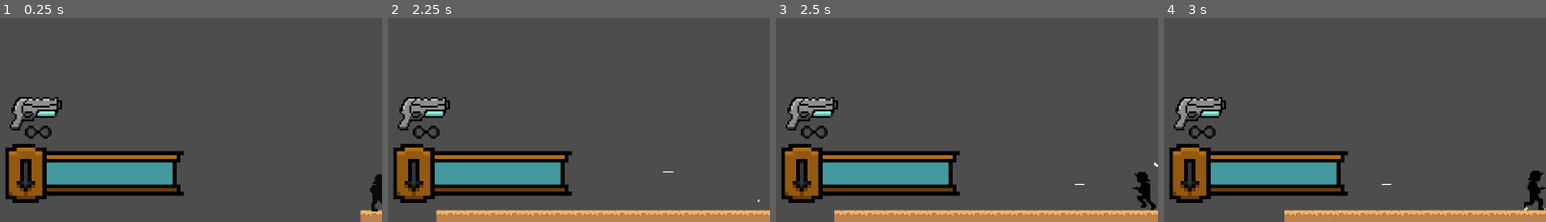
Above: before the commit, frames 1-4 (left to right).
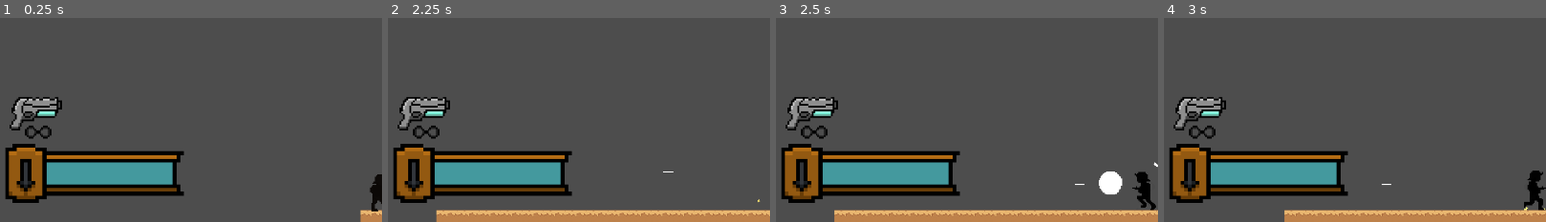
Above: after the commit, the same moments.

Repository: dzfrias/gladiator
Game: Godot game, scene res://scenes/hub.tscn
Two runs of this game, one before a commit and one after it. Both use one fixed random seed, a clock stepped at 60 frames per second and the inputs below. This scene is started directly instead of the project's main scene. The engine's default icon, where the game draws it, is replaced by a stand-in: a white triangle on a blue panel in a dark square. Sound files missing from this copy of the repository are replaced by a short silence.
Inputs (mouse positions are % of the whole screen's width and height, from its top left):
- Up to frame 1 (0.25 s): no input
- Up to frame 2 (2.25 s): tap Enter at 0.5 s; move the mouse to (72, 42) at 0.52 s; hold S (burrow) 0.53-1.28 s; hold D (right) 0.53-2.03 s; tap Space (jump) at 0.77, 1.07, 1.52, 1.82 s; move the mouse to (30, 53) at 1.27 s; tap Shift (fallthrough) at 1.35 s; move the mouse to (60, 24) at 2.02 s; press the mouse at (60, 24) at 2.03 s; hold A (left) from 2.03 s (still down)
- Up to frame 3 (2.5 s): keep holding A (left)
- Up to frame 4 (3 s): move the mouse to (45, 68) at 2.77 s; release A (left) at 2.78 s; release the mouse at (45, 68) at 2.78 s; hold D (right) from 2.78 s (still down); right-click (45, 68) at 2.85 s
The pictures show only the part of the screen within x 0-50%, y 50-100%; the shares and areas given below are measured in that part.

Frames 1-2 are identical in both runs. In frame 3, 0.6% of the frame differs, in the area x 84-91%, y 75-87%; in frame 4, nothing differs.

Commit message:
Improve lightning
No longer just insta-hits the player when bar gets full.

Diff:
--- a/scenes/explosion.tscn
+++ b/scenes/explosion.tscn
@@ -1,6 +1,7 @@
-[gd_scene load_steps=4 format=3 uid="uid://clgxno3rdacuv"]
+[gd_scene load_steps=5 format=3 uid="uid://clgxno3rdacuv"]
 
 [ext_resource type="Script" path="res://scripts/explosion.gd" id="1_oiy3p"]
+[ext_resource type="Script" path="res://scripts/free_on_finish.gd" id="2_m33bg"]
 
 [sub_resource type="CircleShape2D" id="CircleShape2D_as83y"]
 radius = 167.887
@@ -16,7 +17,7 @@
 [node name="Radius" type="CollisionShape2D" parent="."]
 shape = SubResource("CircleShape2D_as83y")
 
-[node name="CPUParticles2D" type="CPUParticles2D" parent="."]
+[node name="CPUParticles2D" type="CPUParticles2D" parent="." node_paths=PackedStringArray("to_free")]
 emitting = false
 amount = 40
 lifetime = 0.3
@@ -33,3 +34,5 @@
 scale_amount_min = 2.0
 scale_amount_max = 6.0
 color_ramp = SubResource("Gradient_13xp1")
+script = ExtResource("2_m33bg")
+to_free = NodePath("..")
--- a/scenes/lightning_indicator.tscn
+++ /dev/null
@@ -1,18 +0,0 @@
-[gd_scene load_steps=4 format=3 uid="uid://bm0hxwrfnl0cc"]
-
-[ext_resource type="Script" path="res://scripts/ui/lightning_indicator.gd" id="1_qnc1m"]
-
-[sub_resource type="StyleBoxFlat" id="StyleBoxFlat_eba51"]
-bg_color = Color(0.215902, 0.215902, 0.215902, 1)
-
-[sub_resource type="StyleBoxFlat" id="StyleBoxFlat_vrxf2"]
-bg_color = Color(0.838505, 0.770122, 0.196965, 1)
-
-[node name="LightningIndicator" type="ProgressBar"]
-offset_right = 448.0
-offset_bottom = 42.0
-theme_override_font_sizes/font_size = 30
-theme_override_styles/background = SubResource("StyleBoxFlat_eba51")
-theme_override_styles/fill = SubResource("StyleBoxFlat_vrxf2")
-show_percentage = false
-script = ExtResource("1_qnc1m")
--- /dev/null
+++ b/scenes/lightning_strike.tscn
@@ -0,0 +1,30 @@
+[gd_scene load_steps=6 format=3 uid="uid://qopjxk10aqju"]
+
+[ext_resource type="Script" path="res://scripts/explosion.gd" id="1_k0ju5"]
+[ext_resource type="Texture2D" uid="uid://dt5jsmiu5gu57" path="res://assets/Art/white_circle.png" id="2_ifgee"]
+[ext_resource type="Script" path="res://scripts/tweened_scaler.gd" id="3_evkqu"]
+
+[sub_resource type="CircleShape2D" id="CircleShape2D_eevxl"]
+radius = 228.0
+
+[sub_resource type="ShaderMaterial" id="ShaderMaterial_ifxt7"]
+
+[node name="LightningStrike" type="Area2D"]
+collision_layer = 0
+collision_mask = 16
+monitorable = false
+script = ExtResource("1_k0ju5")
+
+[node name="CollisionShape2D" type="CollisionShape2D" parent="."]
+shape = SubResource("CircleShape2D_eevxl")
+
+[node name="Flash" type="Sprite2D" parent="." node_paths=PackedStringArray("auto_free")]
+material = SubResource("ShaderMaterial_ifxt7")
+position = Vector2(38, -24)
+scale = Vector2(16.6, 16.6)
+texture = ExtResource("2_ifgee")
+script = ExtResource("3_evkqu")
+duration = 0.1
+hold_duration = 0.1
+end_scale = 16.6
+auto_free = NodePath("..")
--- a/scenes/muzzle_flash.tscn
+++ b/scenes/muzzle_flash.tscn
@@ -1,7 +1,7 @@
 [gd_scene load_steps=3 format=3 uid="uid://b2w2s0jooafxn"]
 
 [ext_resource type="Texture2D" uid="uid://dt5jsmiu5gu57" path="res://assets/Art/white_circle.png" id="1_k48q8"]
-[ext_resource type="Script" path="res://scripts/muzzle_flash.gd" id="2_8450u"]
+[ext_resource type="Script" path="res://scripts/tweened_scaler.gd" id="2_8450u"]
 
 [node name="MuzzleFlash" type="Sprite2D"]
 texture = ExtResource("1_k48q8")
--- a/scenes/player_ui.tscn
+++ b/scenes/player_ui.tscn
@@ -1,7 +1,6 @@
-[gd_scene load_steps=14 format=3 uid="uid://dktl7ywhwt15s"]
+[gd_scene load_steps=13 format=3 uid="uid://dktl7ywhwt15s"]
 
 [ext_resource type="Script" path="res://scripts/ui/mission_ui.gd" id="1_bm8m2"]
-[ext_resource type="PackedScene" uid="uid://bm0hxwrfnl0cc" path="res://scenes/lightning_indicator.tscn" id="2_5x1lo"]
 [ext_resource type="PackedScene" uid="uid://bhayxr4wyjijd" path="res://scenes/acid_rain_indicator.tscn" id="3_lbnag"]
 [ext_resource type="PackedScene" uid="uid://beu7cb0rnolxb" path="res://scenes/survival_ui.tscn" id="4_k0q64"]
 [ext_resource type="Script" path="res://scripts/ui/ammo_ui.gd" id="5_74ny8"]
@@ -22,7 +21,6 @@
 
 [node name="PlayerUI" type="CanvasLayer"]
 script = ExtResource("1_bm8m2")
-lightning_ui = ExtResource("2_5x1lo")
 acid_rain_ui = ExtResource("3_lbnag")
 survival_ui = ExtResource("4_k0q64")
 
--- a/scripts/explosion.gd
+++ b/scripts/explosion.gd
@@ -1,15 +1,18 @@
 class_name Explosion extends Area2D
 
-@export var damage: float = 0
+@export var damage: float = 7.0
+@export var auto_free: bool = false
 
 func _ready() -> void:
 	await get_tree().process_frame  # Ensures all nodes are added
 	await get_tree().physics_frame  # Ensures physics is running
+
 	for body in get_overlapping_bodies():
 		for child in body.get_children():
 			if child is Health:
 				child.take_damage(damage, Vector2.ZERO)
+
 	Player.Instance.camera().add_trauma(0.8)
-	$CPUParticles2D.emitting = true
-	await $CPUParticles2D.finished
-	queue_free()
+
+	if auto_free:
+		queue_free()
--- /dev/null
+++ b/scripts/free_on_finish.gd
@@ -0,0 +1,7 @@
+class_name FreeOnFinish extends CPUParticles2D
+
+@export var to_free: Node
+
+func _ready() -> void:
+	await finished
+	to_free.queue_free()
--- /dev/null
+++ b/scripts/lightning_strike.gd
@@ -0,0 +1,15 @@
+class_name LightningStrike extends Area2D
+
+@export var damage: float = 7.0
+
+func _ready() -> void:
+	await get_tree().process_frame
+	await get_tree().physics_frame
+
+	for body in get_overlapping_bodies():
+		for child in body.get_children():
+			if child is Health:
+				var xdist := global_position.x - body.global_position.x
+				child.take_damage(damage, Vector2(signf(xdist), 0))
+
+	queue_free()
--- a/scripts/player/weapon.gd
+++ b/scripts/player/weapon.gd
@@ -116,13 +116,12 @@
 	is_reloading = false
 
 func _do_effects(direction: Direction) -> void:
-	var muzzle_flash := _muzzle_flash_scene.instantiate() as MuzzleFlash
+	var muzzle_flash := _muzzle_flash_scene.instantiate() as TweenedScaler
 	# We don't want the size of the muzzle flash to be linearly related to the strength of the
 	# weapon. Instead, we're using a function with a decreasing rate of change (sqrt).
 	muzzle_flash.end_scale = 3 * sqrt(weapon_stats.strength)
 	muzzle_flash.position += Vector2(5 * direction.scalar, -5)
 	add_child(muzzle_flash)
-	muzzle_flash.activate()
 
 	var bullet_case := _bullet_case_scene.instantiate() as BulletCase
 	var angle := -2 * PI / 3 if direction.is_right else -PI / 3
--- a/scripts/muzzle_flash.gd
+++ b/scripts/tweened_scaler.gd
@@ -1,16 +1,19 @@
-class_name MuzzleFlash extends Sprite2D
+class_name TweenedScaler extends Node2D
 
 @export var duration: float = 0.05
 @export var hold_duration: float = 0.05
 @export var end_scale: float = 1.0
+@export var auto_free: Node
 
 func _ready() -> void:
+	await get_tree().process_frame
 	scale = Vector2.ONE * 0.2
-
-func activate() -> void:
 	var tween := get_tree().create_tween()
 	tween.tween_property(self, "scale", Vector2.ONE * end_scale, duration)
 	tween.set_ease(Tween.EaseType.EASE_IN)
 	await tween.finished
 	await get_tree().create_timer(hold_duration).timeout
-	queue_free()
+	if auto_free != null:
+		auto_free.queue_free()
+	else:
+		queue_free()
--- a/scripts/ui/lightning_indicator.gd
+++ b/scripts/ui/lightning_indicator.gd
@@ -2,12 +2,12 @@
 
 var _lightning: Lightning
 
-func _ready() -> void:
-	assert(MissionManager.mission.weather is Lightning)
-	_lightning = MissionManager.mission.weather as Lightning
-	value = 0
-	max_value = _lightning.tolerance_time
-
-func _process(_delta: float) -> void:
-	visible = MissionManager.mission.in_combat
-	value = _lightning.current_time
+#func _ready() -> void:
+	#assert(MissionManager.mission.weather is Lightning)
+	#_lightning = MissionManager.mission.weather as Lightning
+	#value = 0
+	#max_value = _lightning.tolerance_time
+#
+#func _process(_delta: float) -> void:
+	#visible = MissionManager.mission.in_combat
+	#value = _lightning.current_time
--- a/scripts/ui/mission_ui.gd
+++ b/scripts/ui/mission_ui.gd
@@ -1,6 +1,5 @@
 class_name MissionUI extends CanvasLayer
 
-@export var lightning_ui: PackedScene
 @export var acid_rain_ui: PackedScene
 @export var survival_ui: PackedScene
 
@@ -12,8 +11,6 @@
 	# Weather UI
 	if MissionManager.mission.weather is AcidRain:
 		add_child(acid_rain_ui.instantiate())
-	if MissionManager.mission.weather is Lightning:
-		add_child(lightning_ui.instantiate())
 
 	# Mission UI
 	if MissionManager.mission is SurvivalMission:
--- a/scripts/weather/lightning.gd
+++ b/scripts/weather/lightning.gd
@@ -1,18 +1,35 @@
 class_name Lightning extends Node2D
 
-@export var tolerance_time := 8.0
+@export var strike_time_min := 5.0
+@export var strike_time_max := 7.0
 @export var damage := 3.0
+@export var warning_interval_time := 0.15
+@export var warning_amount: int = 5
+@export var strike_scene: PackedScene = preload("res://scenes/lightning_strike.tscn")
 
-var current_time := 0.0
+func _ready() -> void:
+	_begin_striking()
 
-func _process(delta: float) -> void:
-	if not MissionManager.mission.in_combat:
-		current_time = 0
-		return
+func _begin_striking() -> void:
+	while true:
+		await get_tree().create_timer(randf_range(strike_time_min, strike_time_max)).timeout
+		if not MissionManager.mission.in_combat:
+			continue
+		await _strike()
 
-	var player: Player = Player.Instance
-	current_time += delta
-	if current_time >= tolerance_time:
-		current_time = 0
-		if not player.is_underground():
-			player.damage(damage, Vector2.ZERO)
+func _strike() -> void:
+	var strike_time := (warning_amount / 2) * warning_interval_time
+	var pos: Vector2 = Player.Instance.global_position + Player.Instance.velocity * strike_time
+	for _i in range(warning_amount):
+		Debug.draw_line(
+			pos + Vector2.UP * 1000.0,
+			pos + Vector2.DOWN * 1000.0,
+			5.0,
+			Color.YELLOW,
+			0.05,
+		)
+		await get_tree().create_timer(warning_interval_time).timeout
+
+	var strike := strike_scene.instantiate() as Node2D
+	strike.global_position = pos
+	get_tree().current_scene.add_child(strike)
